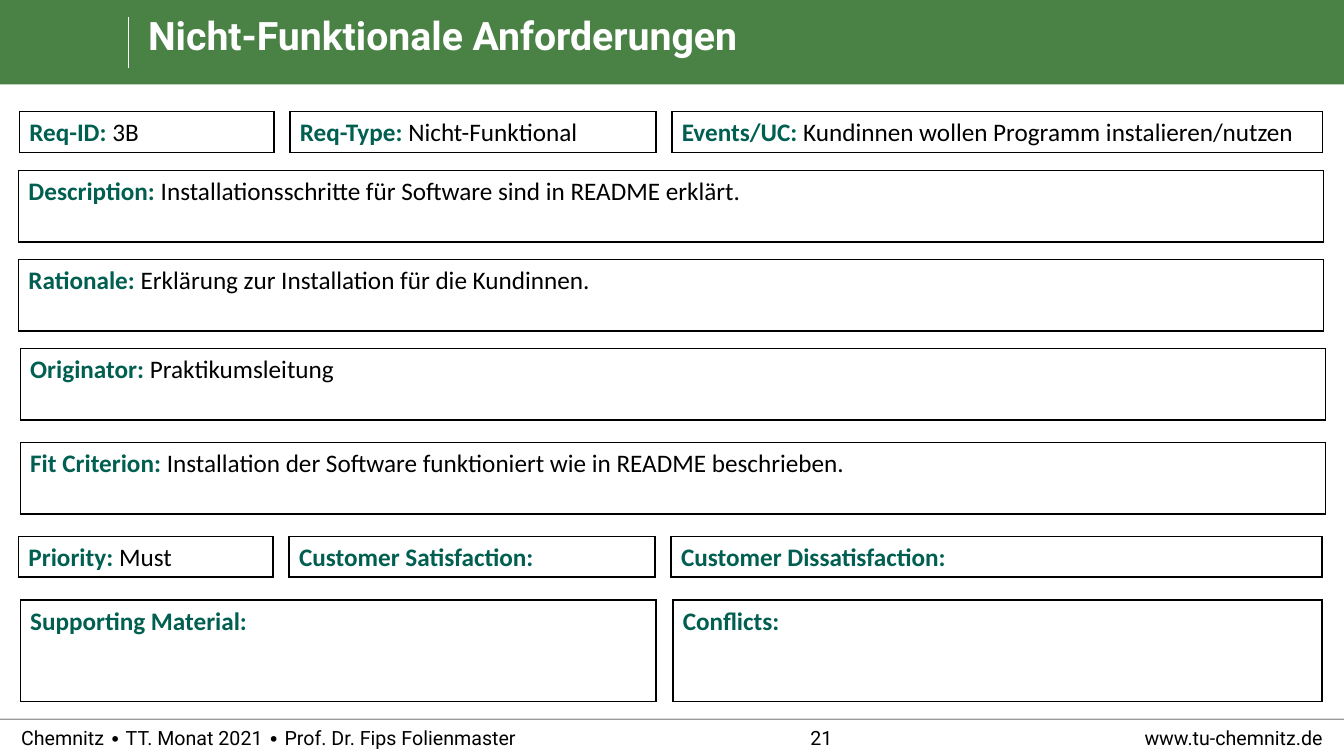
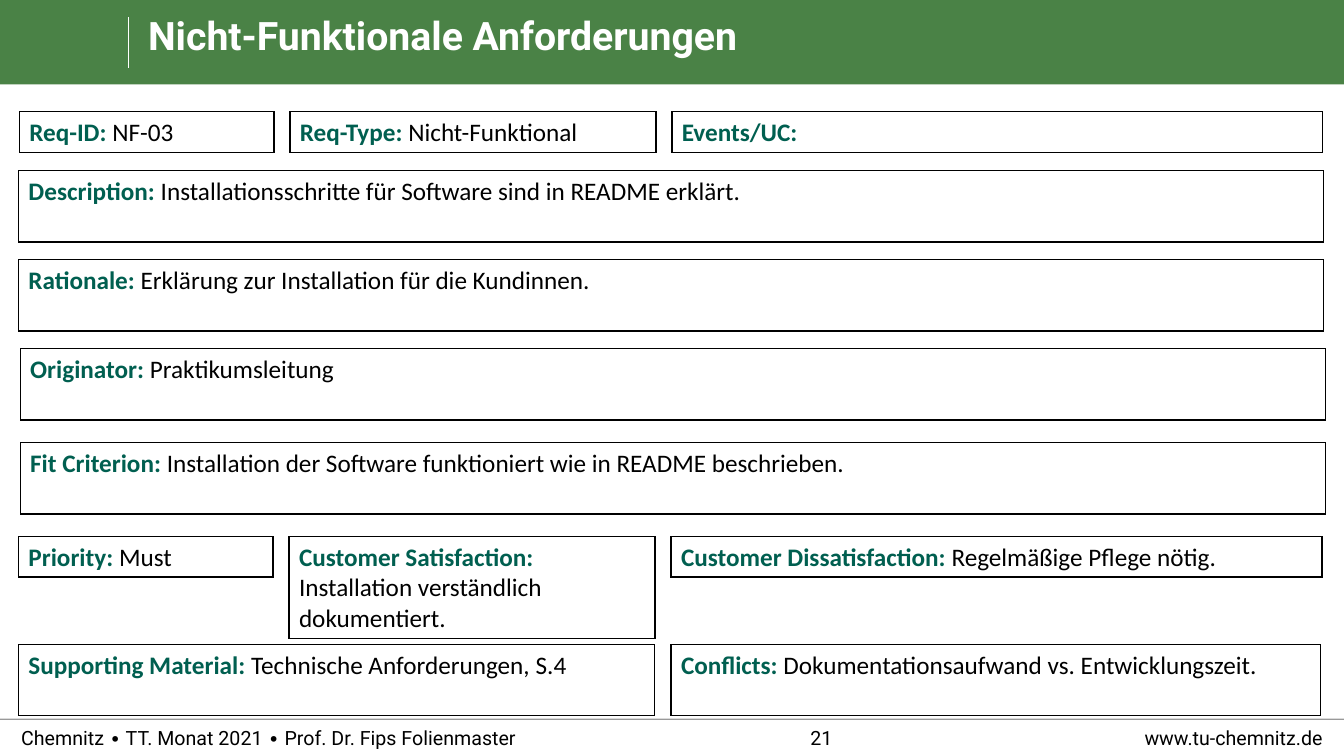
Before and after one commit to RealBiggerBo/Softwaretechnik, a slide deck: slide 21 of SnowCards_Requirements.pptx. Drawn at 1344x756 pixels with LibreOffice and Linux fonts; fonts in the diff are those of the drawing; background and template pictures are left out. Boxes give left, top, right and bottom in pixels: in the first picture for what was removed or moved away, otherwise in the second. Text is boxed around its words. In the diff, an @@ line names an element or a change of style, - is before the commit and + after.

```diff
--- a/SnowCards_Requirements.pptx
+++ b/SnowCards_Requirements.pptx
@@ text in rectangle at (29, 124, 173, 145): text changed @@
-Req-ID: 3B
+Req-ID: NF-03
@@ text in rectangle at (682, 123, 798, 142): text changed; text colour #000000 to #005F50; bold on @@
-Events/UC: Kundinnen wollen Programm instalieren/nutzen
+Events/UC:
@@ rectangle "Customer Satisfaction: Installation verständlich dokumentier ...": place and size @@
-rectangle "Customer Satisfaction: Installation verständlich dokumentier ..." at (289, 536, 655, 577)
+rectangle "Customer Satisfaction: Installation verständlich dokumentier ..." at (289, 536, 655, 638)
@@ text in rectangle at (299, 548, 542, 627): text changed; text colour #005F50 to #000000; bold off @@
-Customer Satisfaction:
+Customer Satisfaction: Installation verständlich dokumentiert.
@@ text in rectangle at (681, 548, 1216, 571): text changed @@
-Customer Dissatisfaction:
+Customer Dissatisfaction: Regelmäßige Pflege nötig.
@@ rectangle "Supporting Material: Technische Anforderungen, S.4": place and size @@
-rectangle "Supporting Material: Technische Anforderungen, S.4" at (20, 600, 656, 702)
+rectangle "Supporting Material: Technische Anforderungen, S.4" at (18, 644, 654, 716)
@@ text in rectangle at (28, 656, 567, 679): text changed; text colour #005F50 to #000000; bold off @@
-Supporting Material:
+Supporting Material: Technische Anforderungen, S.4
@@ rectangle "Conflicts: Dokumentationsaufwand vs. Entwicklungszeit.": place and size @@
-rectangle "Conflicts: Dokumentationsaufwand vs. Entwicklungszeit." at (674, 600, 1323, 702)
+rectangle "Conflicts: Dokumentationsaufwand vs. Entwicklungszeit." at (671, 644, 1321, 716)
@@ text in rectangle at (681, 656, 1257, 679): text changed; text colour #005F50 to #000000; bold off @@
-Conflicts:
+Conflicts: Dokumentationsaufwand vs. Entwicklungszeit.
```
Also in this commit, not shown: 27 other slides changed.
